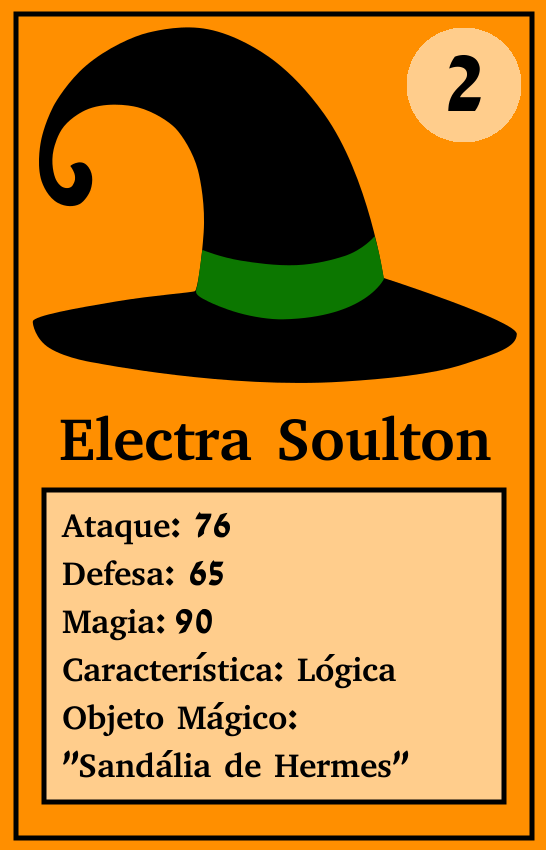
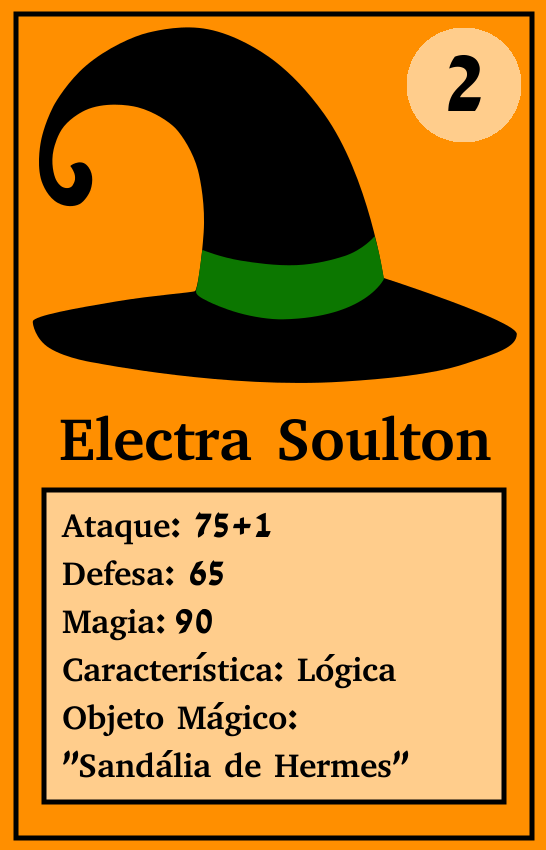
Comparing the layer stacks of the two (546, 850) images. Changes:
renamed "Ataque: 76 ..." to "Ataque: 75+1 ...", painted on it over (213, 512, 271, 538)
